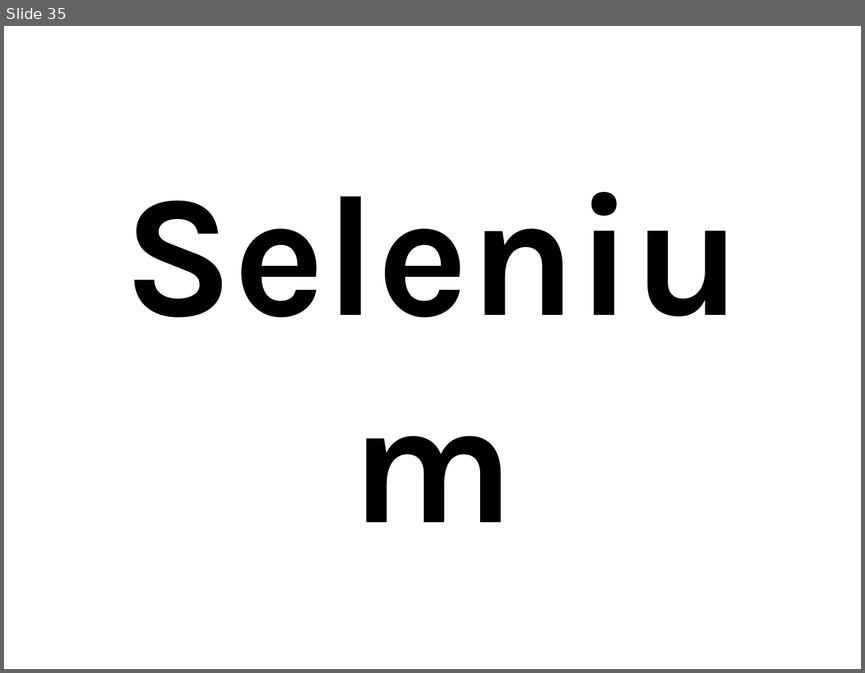
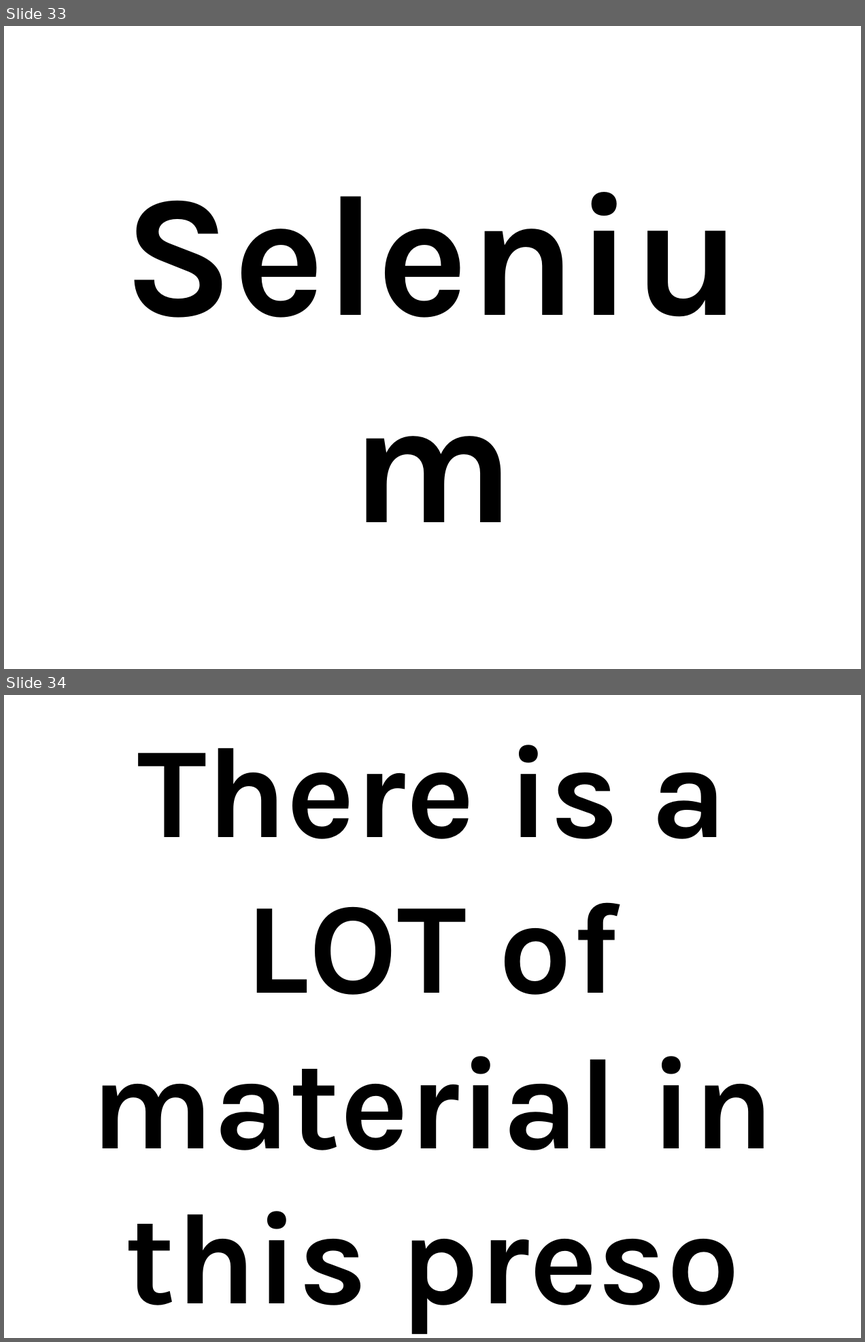
Before and after one commit to thewoolleyman/ci_for_the_rails_guy_or_gal, a slide deck: presentation/ci_for_the_web_2.0_guy_or_gal.odp. Shown one above the other, each under a label of ours: slide 35 before the commit, slides 33 and 34 after it. The pictures are 865x673 and 865x1342 pixels, drawn with LibreOffice and Linux fonts; fonts in the diff are those of the drawing. Boxes give left, top, right and bottom in pixels: in the first picture for what was removed or moved away, otherwise in the second. Text is boxed around its words. In the diff, an @@ line names an element or a change of style, - is before the commit and + after.

```diff
--- a/presentation/ci_for_the_web_2.0_guy_or_gal.odp
+++ b/presentation/ci_for_the_web_2.0_guy_or_gal.odp
@@ slide 34 added at (4,695,861,1338), background #FFFFFF @@
@@ title added at (91,745,774,1334), 120 pt, text #000000, bold @@
+There is a LOT of material in this preso
@@ what was slide 35 is now slide 33 @@
```
Also in this commit, not shown: 26 slides changed, 8 other slides added, 2 slides removed.
